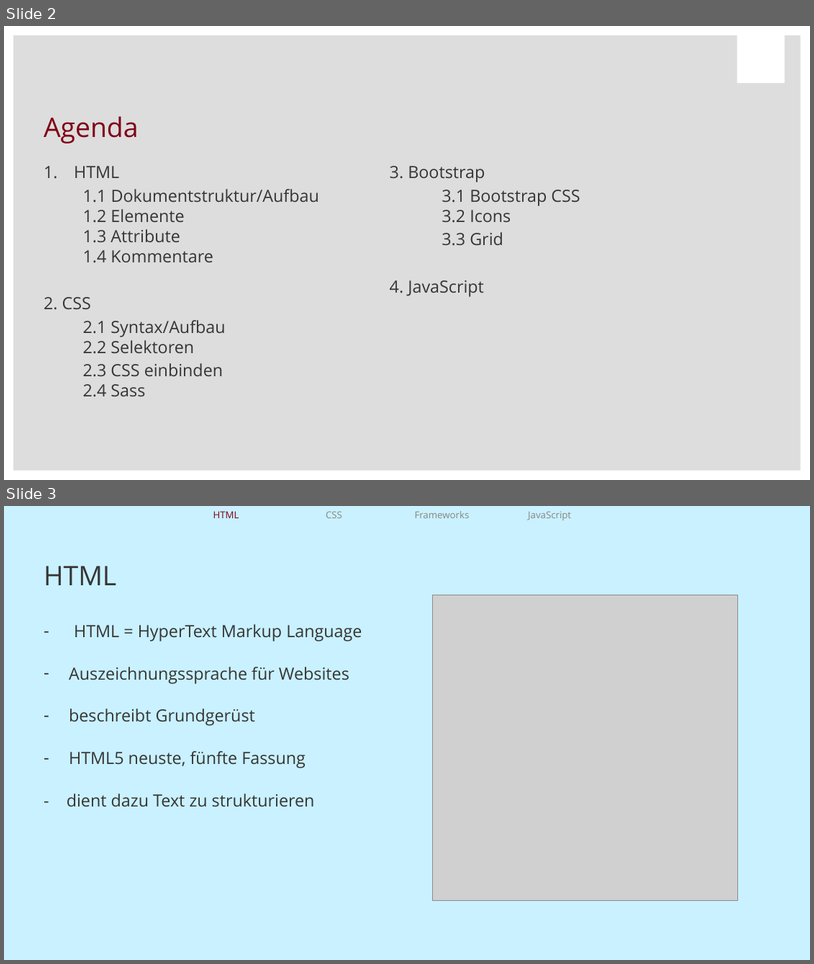
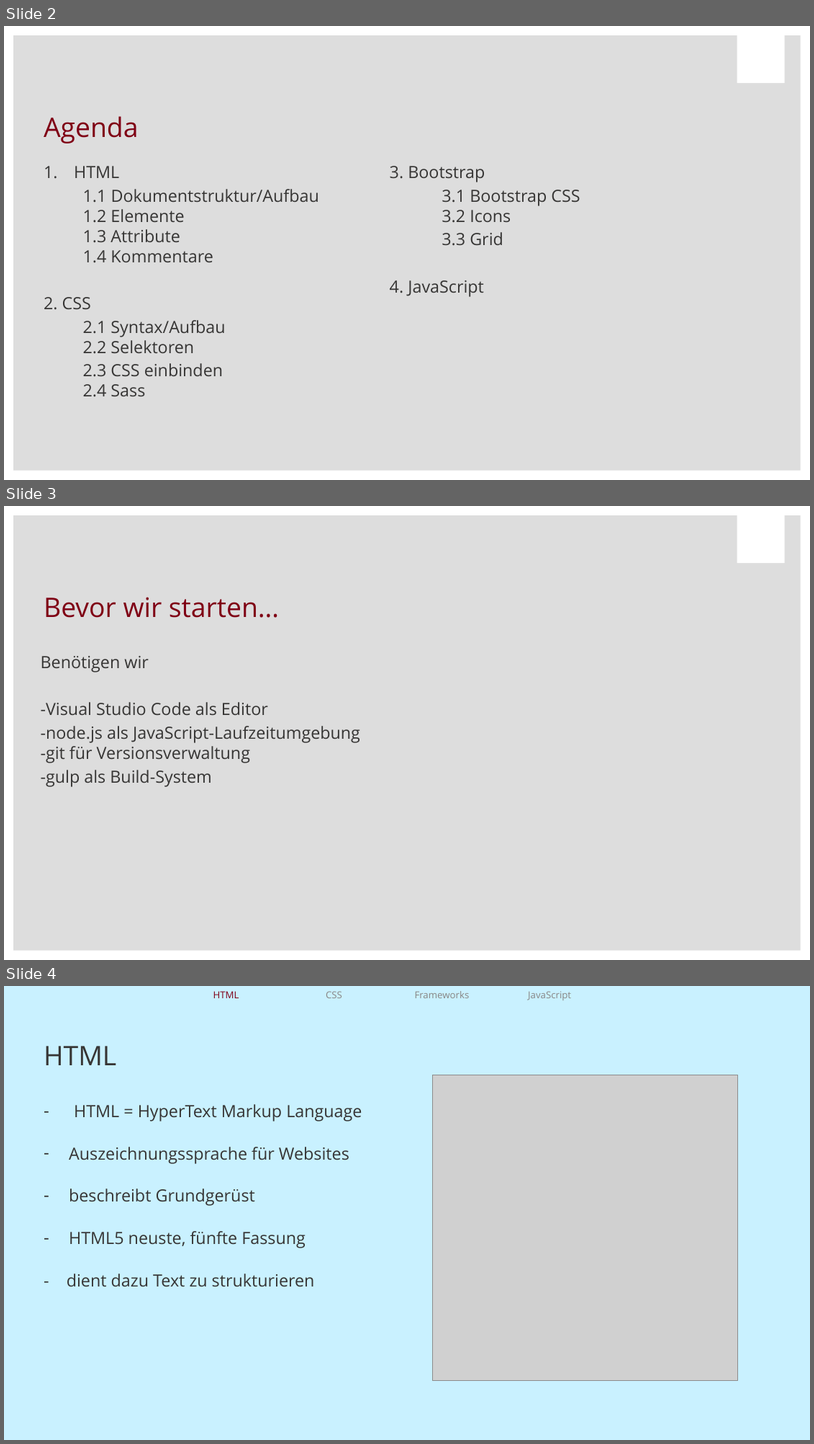
Before and after one commit to Gashunkification/fe-schulung, a slide deck: Praesi/FE-Schulung Praesentation.pptx. Shown one above the other, each under a label of ours: slides 2 and 3 before the commit, slides 2, 3 and 4 after it. The pictures are 814x964 and 814x1444 pixels, drawn with LibreOffice and Linux fonts; fonts in the diff are those of the drawing; grey boxes stand for pictures; background and template pictures are left out. Boxes give left, top, right and bottom in pixels: in the first picture for what was removed or moved away, otherwise in the second. Text is boxed around its words. In the diff, an @@ line names an element or a change of style, - is before the commit and + after.

```diff
--- a/Praesi/FE-Schulung Praesentation.pptx
+++ b/Praesi/FE-Schulung Praesentation.pptx
@@ slide 3 added at (4, 506, 810, 960), background #FFFFFF; not listed: 2 template elements that a slide beside it also shows @@
@@ title added at (44, 597, 279, 618), 24 pt, text #7F0014 @@
+Bevor wir starten…
@@ text added at (41, 656, 360, 787), 15 pt, text #363534 @@
+Benötigen wir
+-Visual Studio Code als Editor
+-node.js als JavaScript-Laufzeitumgebung
+-git für Versionsverwaltung
+-gulp als Build-System
@@ what was slide 3 is now slide 4 @@
```
Also in this commit, not shown: 1 slide changed, 1 other slide added.
